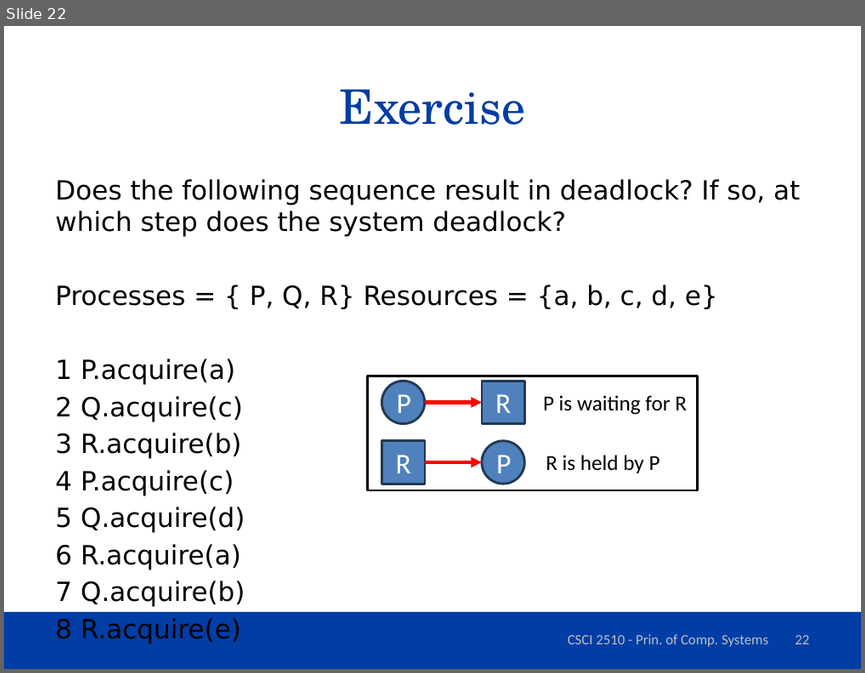
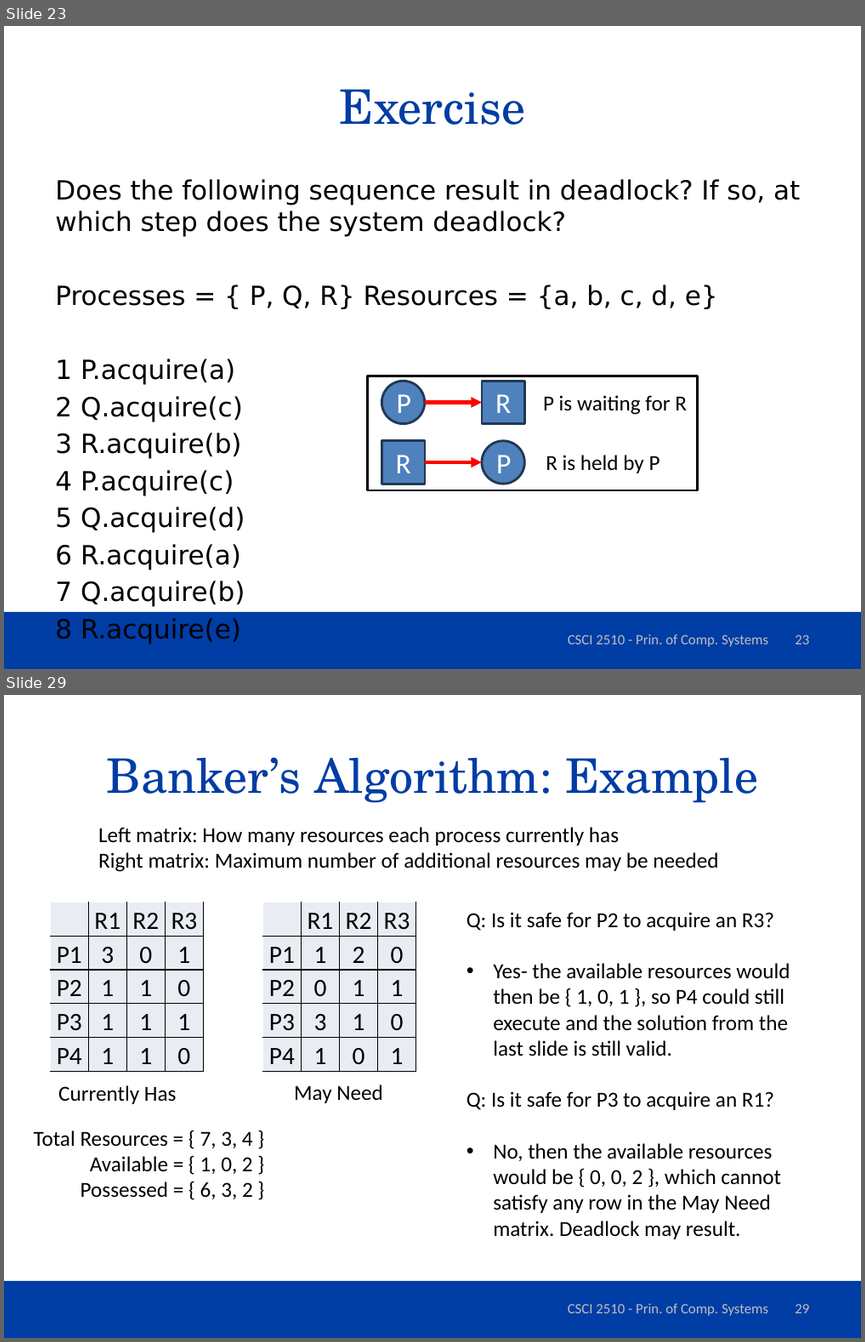
Before and after one commit to dferry/dferry.github.io, a slide deck: csci2510/slides/Deadlock.pptx. Shown one above the other, each under a label of ours: slide 22 before the commit, slides 23 and 29 after it; the slides between them are not shown. The pictures are 865x673 and 865x1342 pixels, drawn with LibreOffice and Linux fonts; fonts in the diff are those of the drawing; background and template pictures are left out. Boxes give left, top, right and bottom in pixels: in the first picture for what was removed or moved away, otherwise in the second. Text is boxed around its words. In the diff, an @@ line names an element or a change of style, - is before the commit and + after.

Commit message:
deadlock avoidance and prevention slides added

```diff
--- a/csci2510/slides/Deadlock.pptx
+++ b/csci2510/slides/Deadlock.pptx
@@ slide 29 added at (x1=4, y1=695, x2=861, y2=1338), background #FFFFFF; not listed: 1 template element that a slide beside it also shows @@
@@ title added at (x1=107, y1=757, x2=758, y2=803), 40 pt, text #003DA5 @@
+Banker’s Algorithm: Example
@@ text added at (x1=98, y1=827, x2=718, y2=872), 18 pt, text #000000 @@
+Left matrix: How many resources each process currently has
+Right matrix: Maximum number of additional resources may be needed
@@ table added at (x1=50, y1=902, x2=205, y2=1072), 5 rows, 4 columns @@
+ | R1 | R2 | R3
+P1 | 3 | 0 | 1
+P2 | 1 | 1 | 0
+P3 | 1 | 1 | 1
+P4 | 1 | 1 | 0
@@ table added at (x1=262, y1=902, x2=417, y2=1072), 5 rows, 4 columns @@
+ | R1 | R2 | R3
+P1 | 1 | 2 | 0
+P2 | 0 | 1 | 1
+P3 | 3 | 1 | 0
+P4 | 1 | 0 | 1
@@ text added at (x1=466, y1=912, x2=789, y2=1239), 18 pt, text #000000 @@
+Q: Is it safe for P2 to acquire an R3?
+• Yes- the available resources would
+  then be { 1, 0, 1 }, so P4 could still
+  execute and the solution from the
+  last slide is still valid.
+Q: Is it safe for P3 to acquire an R1?
+• No, then the available resources
+  would be { 0, 0, 2 }, which cannot
+  satisfy any row in the May Need
+  matrix. Deadlock may result.
@@ text added at (x1=58, y1=1085, x2=177, y2=1104), 18 pt, text #000000 @@
+Currently Has
@@ text added at (x1=294, y1=1084, x2=383, y2=1103), 18 pt, text #000000 @@
+May Need
@@ text added at (x1=34, y1=1130, x2=253, y2=1199), 18 pt, text #000000 @@
+Total Resources = { 7, 3, 4 }
+Available = { 1, 0, 2 }
+Possessed = { 6, 3, 2 }
@@ text added at (x1=568, y1=1303, x2=768, y2=1315), 12 pt, text #BFBFBF @@
+CSCI 2510 - Prin. of Comp. Systems
@@ page number added at (x1=794, y1=1304, x2=809, y2=1313), 12 pt, text #BFBFBF @@
+29
@@ what was slide 22 is now slide 23 @@
@@ page number at (x1=794, y1=635, x2=809, y2=644): text changed @@
-22
+23
```
Also in this commit, not shown: 1 slide changed, 12 other slides added, 1 other file.
